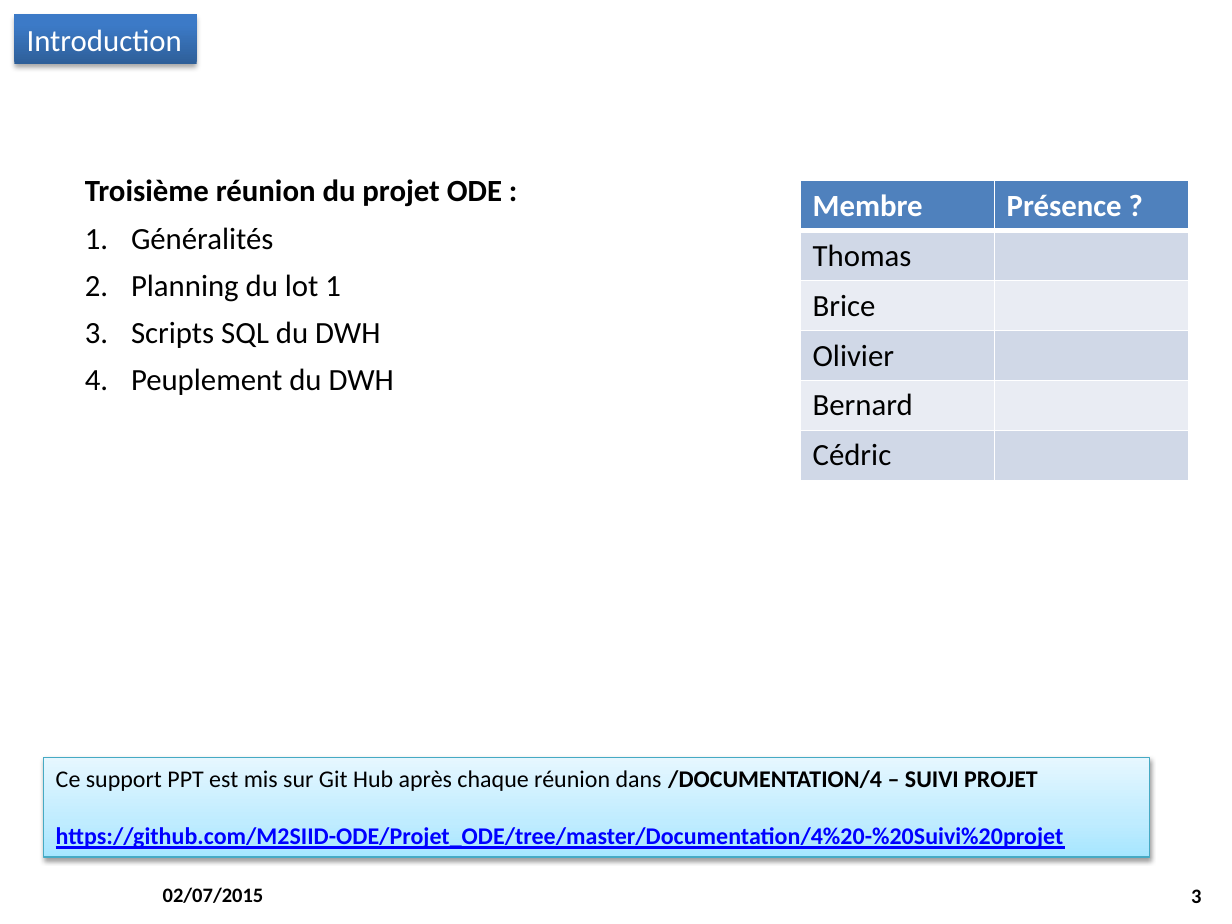
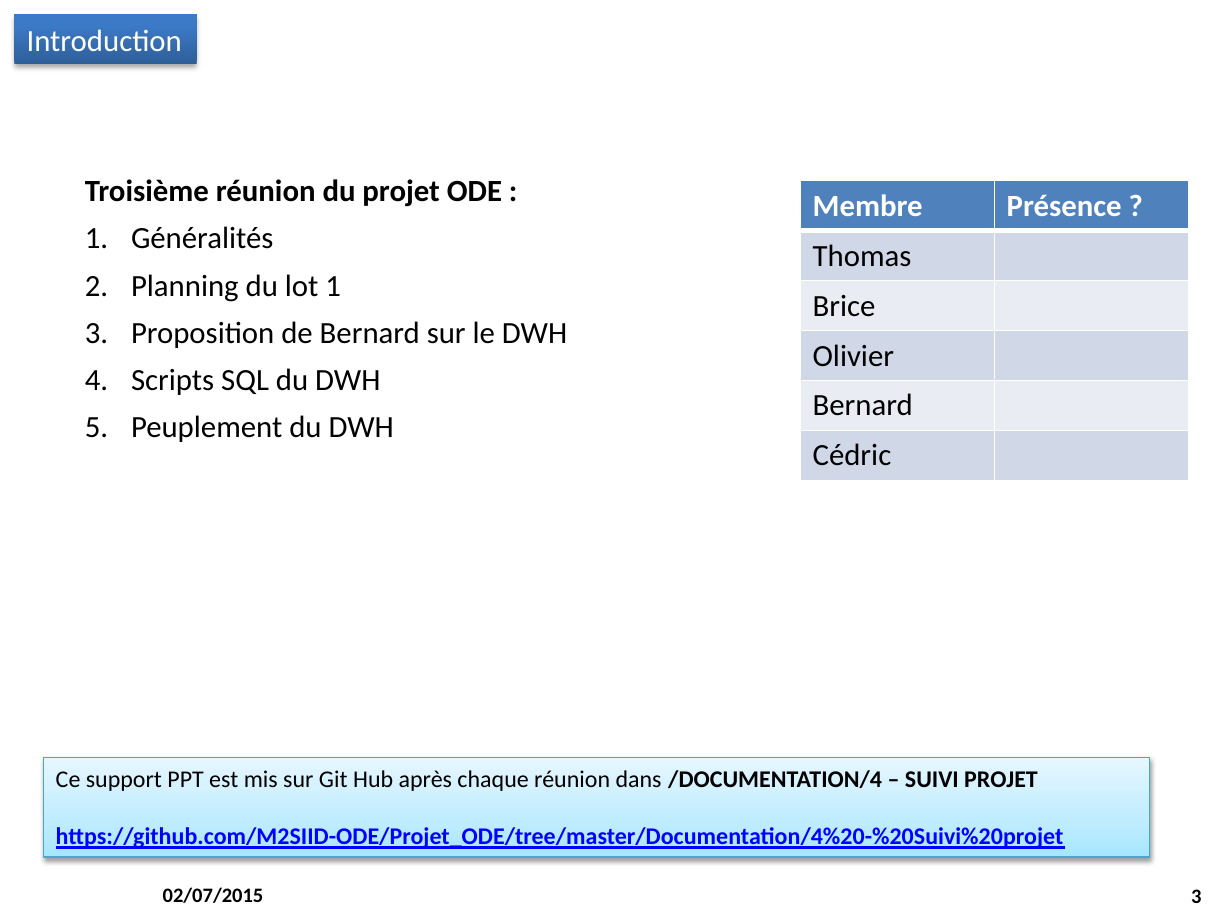
Before and after one commit to M2SIID-ODE/Projet_ODE, a slide deck: slide 3 of Documentation/4 - Suivi projet/Point_Equipe_2015-07-02.pptx. Drawn at 1232x924 pixels with LibreOffice and Linux fonts; fonts in the diff are those of the drawing; background and template pictures are left out. Boxes give left, top, right and bottom in pixels: in the first picture for what was removed or moved away, otherwise in the second. Text is boxed around its words. In the diff, an @@ line names an element or a change of style, - is before the commit and + after.

```diff
--- a/Documentation/4 - Suivi projet/Point_Equipe_2015-07-02.pptx
+++ b/Documentation/4 - Suivi projet/Point_Equipe_2015-07-02.pptx
@@ text at (131,321,567,348): paragraph added @@
+3. Proposition de Bernard sur le DWH
```
Also in this commit, not shown: 2 other slides changed, 2 slides added, 2 other files.
